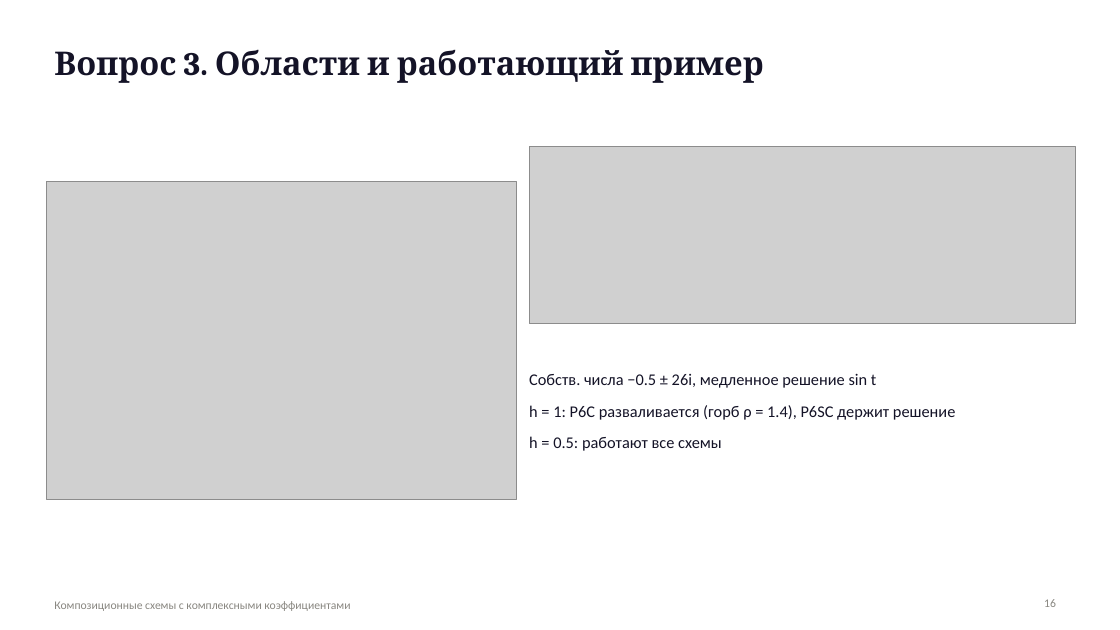
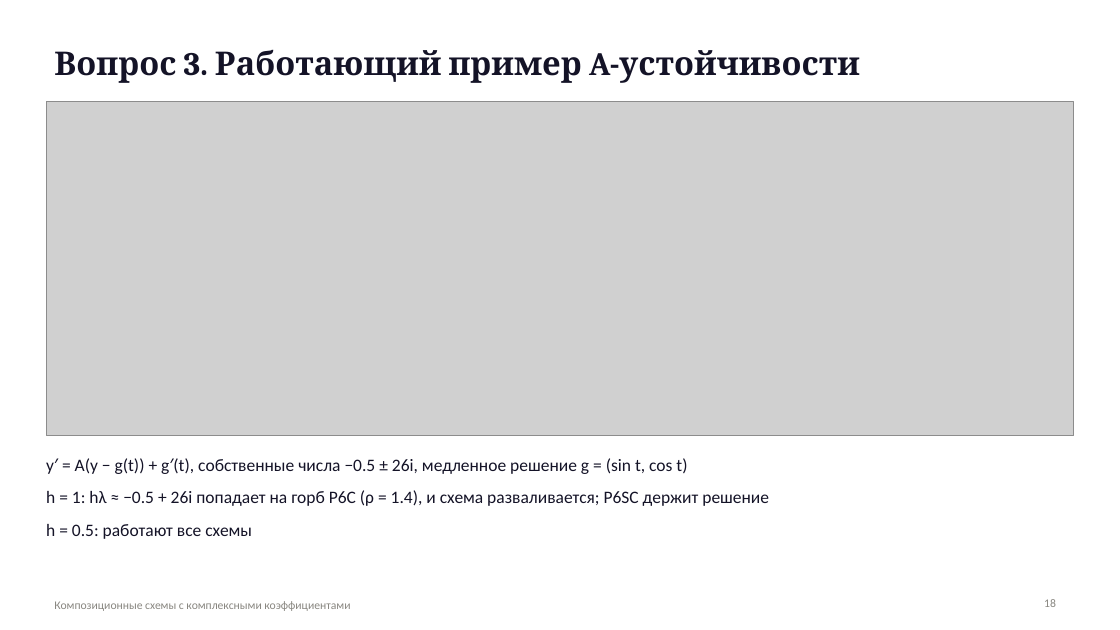
Before and after one commit to Demonica22/methods, a slide deck: slide 18 of report/presentation.pptx (slide 16 before the commit). Drawn at 1120x630 pixels with LibreOffice and Linux fonts; fonts in the diff are those of the drawing; grey boxes stand for pictures. Boxes give left, top, right and bottom in pixels: in the first picture for what was removed or moved away, otherwise in the second. Text is boxed around its words. In the diff, an @@ line names an element or a change of style, - is before the commit and + after.

```diff
--- a/report/presentation.pptx
+++ b/report/presentation.pptx
@@ title at box(54, 49, 859, 83): text changed @@
-Вопрос 3. Области и работающий пример
+Вопрос 3. Работающий пример A-устойчивости
@@ picture added at box(46, 102, 1074, 436) @@
@@ picture removed at box(529, 146, 1075, 323) @@
@@ picture removed at box(46, 181, 517, 499) @@
@@ text at box(46, 458, 769, 506): text changed; size 14 to 15 pt @@
-Собств. числа −0.5 ± 26i, медленное решение sin t
-h = 1: P6C разваливается (горб ρ = 1.4), P6SC держит решение
+y′ = A(y − g(t)) + g′(t), собственные числа −0.5 ± 26i, медленное решение g = (sin t, cos t)
+h = 1: hλ ≈ −0.5 + 26i попадает на горб P6C (ρ = 1.4), и схема разваливается; P6SC держит решение
@@ text "y′ = A(y − g(t)) ...": place and size @@
-text "y′ = A(y − g(t)) ..." at box(529, 374, 955, 451)
+text "y′ = A(y − g(t)) ..." at box(46, 458, 769, 539)
@@ text at box(46, 524, 252, 539): size 14 to 15 pt in "h = 0.5: работают все схемы" @@
```
Also in this commit, not shown: 1 other slide changed, 2 slides added, 12 other files.
